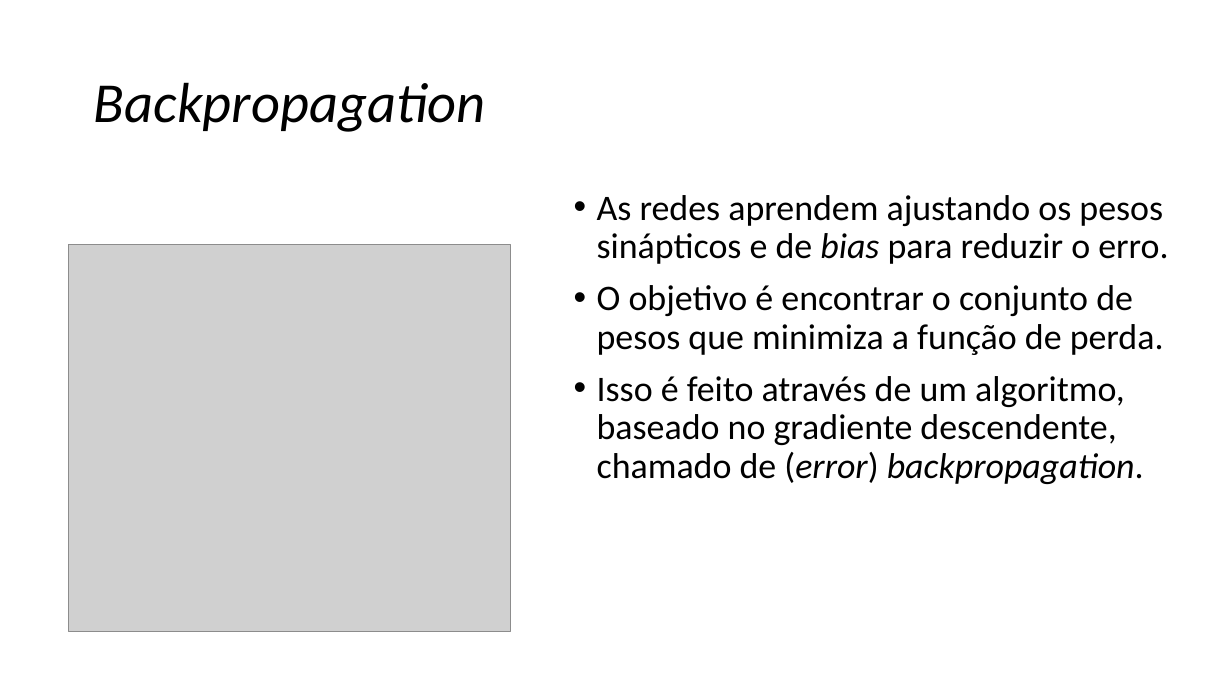
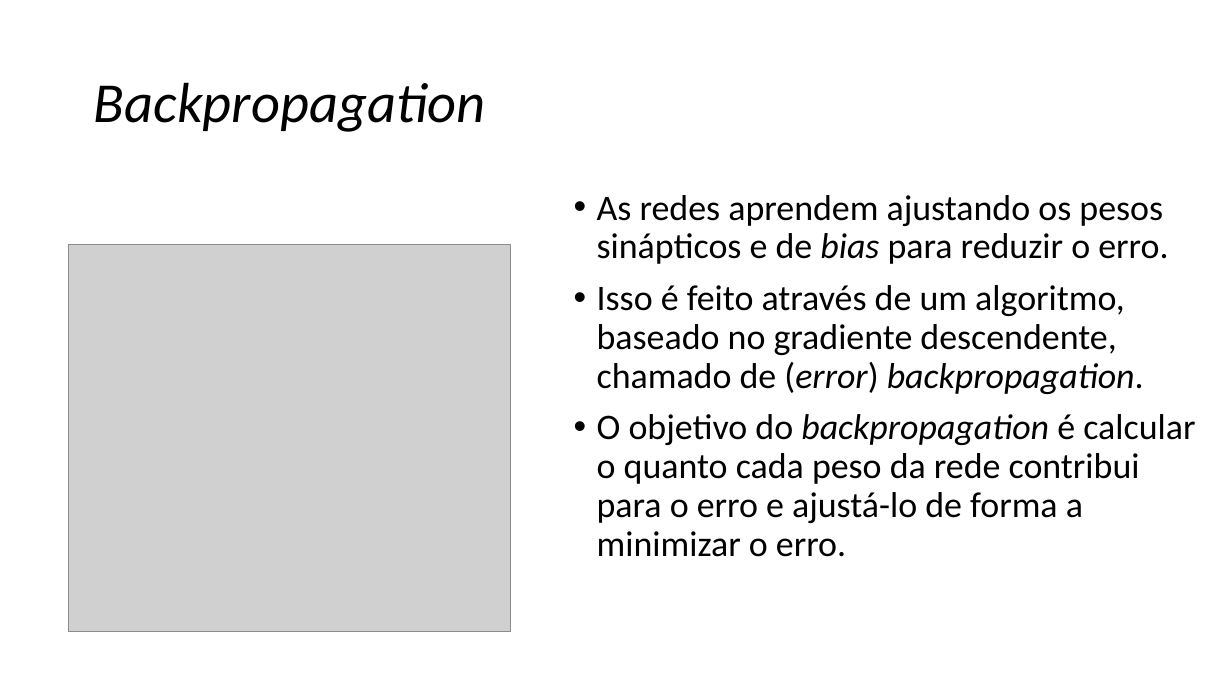
Before and after one commit to zz4fap/c24_inteligencia_artificial, a slide deck: slide 27 of slides/C24_MLP.pptx. Drawn at 1232x693 pixels with LibreOffice and Linux fonts; fonts in the diff are those of the drawing; grey boxes stand for pictures. Boxes give left, top, right and bottom in pixels: in the first picture for what was removed or moved away, otherwise in the second. Text is boxed around its words. In the diff, an @@ line names an element or a change of style, - is before the commit and + after.

Commit message:
new slides

```diff
--- a/slides/C24_MLP.pptx
+++ b/slides/C24_MLP.pptx
@@ text at (597,285,1164,355): paragraph removed @@
-• O objetivo é encontrar o conjunto de pesos que minimiza a função de perda.
@@ text at (597,414,1195,557): paragraph added @@
+• O objetivo do backpropagation é calcular o quanto cada peso da rede contribui para o erro e ajustá-lo de forma a minimizar o erro.
```
Also in this commit, not shown: 2 other slides changed, 7 slides added.
